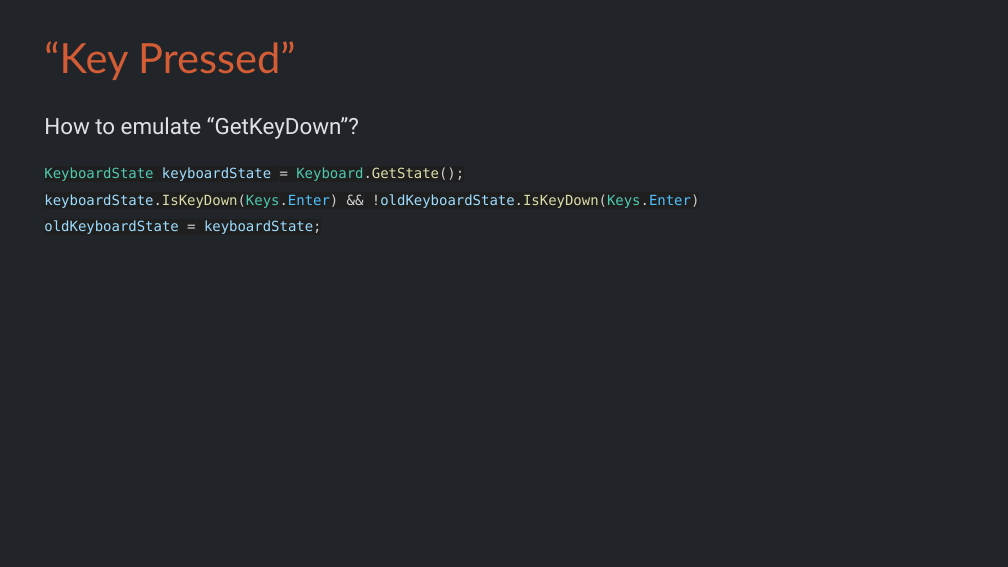
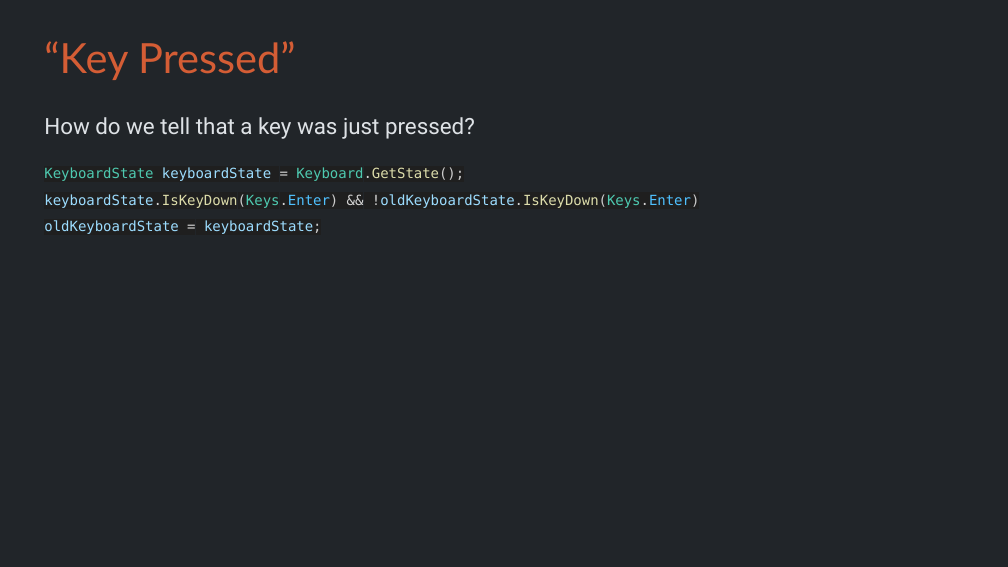
Before and after one commit to Metamate/gar, a slide deck: slide 24 of slides/01 Pong.pptx. Drawn at 1008x567 pixels with LibreOffice and Linux fonts; fonts in the diff are those of the drawing. Boxes give left, top, right and bottom in pixels: in the first picture for what was removed or moved away, otherwise in the second. Text is boxed around its words. In the diff, an @@ line names an element or a change of style, - is before the commit and + after.

```diff
--- a/slides/01 Pong.pptx
+++ b/slides/01 Pong.pptx
@@ text at (44,117,475,139): text changed @@
-How to emulate “GetKeyDown”?
+How do we tell that a key was just pressed?
```
Also in this commit, not shown: 2 other slides changed, 6 other files.
